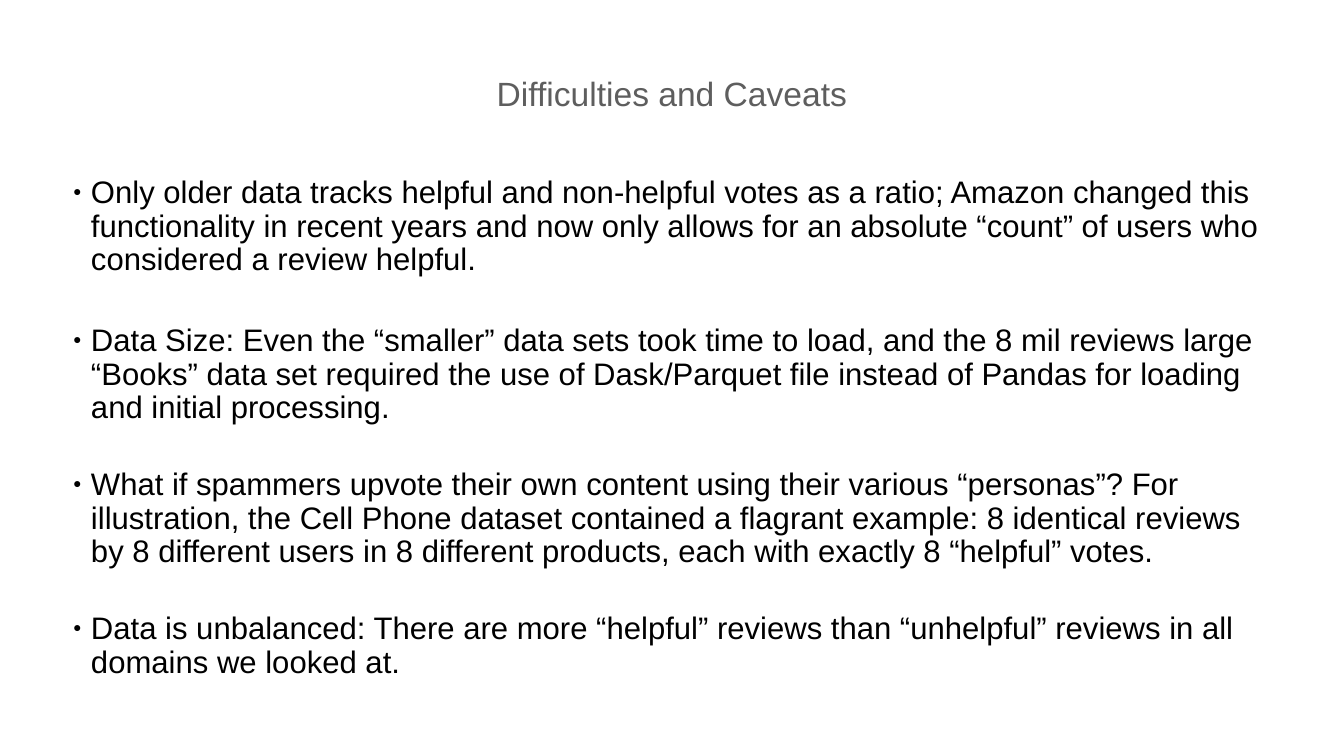
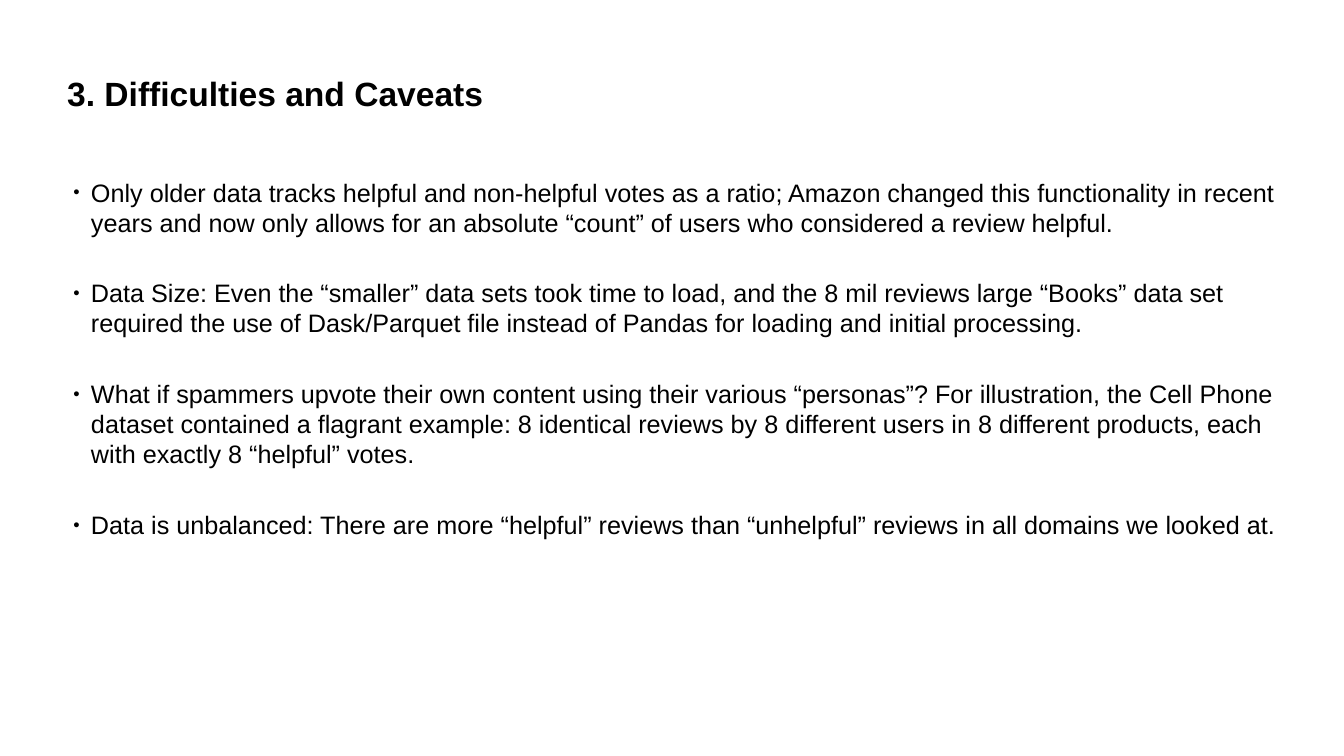
Before and after one commit to postprandial/fastai-amazonreview, a slide deck: slide 5 of Amazon_Review_Helpfulness_NLP-1-ONLINE.pptx. Drawn at 1344x756 pixels with LibreOffice and Linux fonts; fonts in the diff are those of the drawing. Boxes give left, top, right and bottom in pixels: in the first picture for what was removed or moved away, otherwise in the second. Text is boxed around its words. In the diff, an @@ line names an element or a change of style, - is before the commit and + after.

```diff
--- a/Amazon_Review_Helpfulness_NLP-1-ONLINE.pptx
+++ b/Amazon_Review_Helpfulness_NLP-1-ONLINE.pptx
@@ text at <box>67,81,483,107</box>: text changed; text colour #5E5E5E to #000000; bold on @@
-Difficulties and Caveats
+3. Difficulties and Caveats
@@ text "Only older data tracks helpful ..." at <box>91,183,1275,539</box>: size 44.4 to 36 pt; line spacing 0.9 to 1 @@
```
Also in this commit, not shown: 12 other slides changed, 3 other files.
